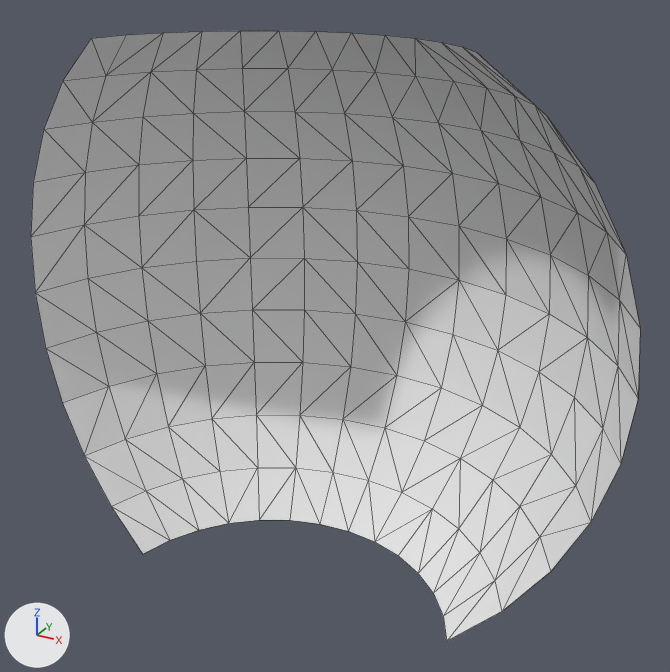
Renders of the OBJ model data/graphic/models/curvedplane.obj from each side of a commit.
Camera for both pictures: a camera (50 mm lens) standing at (1.26, -1.84, 1.1) and looking at (-0.03, 0.51, -0.08). Arrows for +X, +Y and +Z are at lower left; the lights stay in place. Mesh edges are drawn as thin lines. Where no turn or scale is listed for an object, it has been applied to the vertices.

Objects in the first picture: 'internal_curvedplane'.
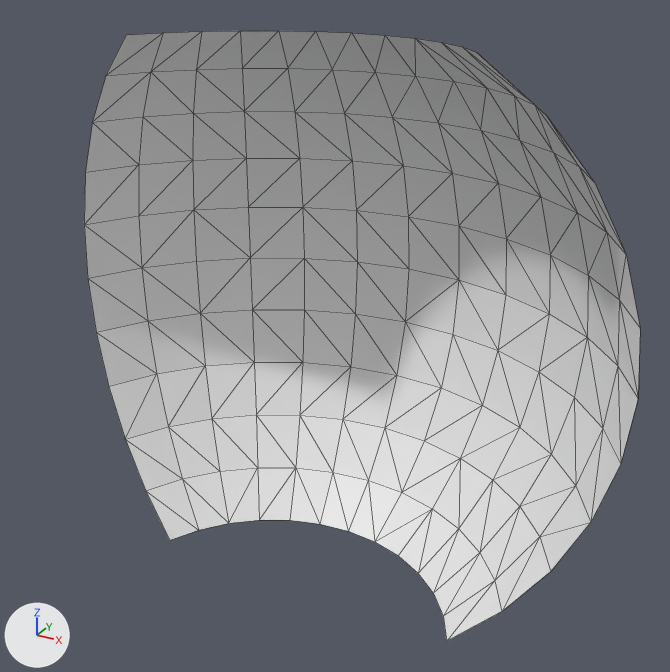
Commit message: Fixed curved plane

Diff of the bpy script that builds the scene:
```diff
--- a/data/graphic/models/curvedplane.obj.py
+++ b/data/graphic/models/curvedplane.obj.py
@@ me_internal_curvedplane @@
 # used by ob_internal_curvedplane; location = (0.0, 0.0, 0.0)
-me_internal_curvedplane.from_pydata(...)  # 154 vertices, 260 faces; spans x -0.98..0.92, y 0.11..1.0, z -0.83..0.83
-me_internal_curvedplane.materials.append(mat_colorgrid)  # white #e7e7e7
+me_internal_curvedplane.from_pydata(...)  # 143 vertices, 240 faces; spans x -0.92..0.92, y 0.21..1.0, z -0.83..0.83
+# me_internal_curvedplane part 1
+# 11 vertices are removed from x -0.98..-0.54, y 0.11..0.2, z -0.83..0.83
+# 20 faces are deleted
```

Pixel boxes (x1, y1, x2, y2) of what changed, in the pictures (670 x 672 px):
'internal_curvedplane', reshaped (9% narrower)
    before: (31, 31, 640, 641)
    after: (84, 31, 640, 641)
part 1 of me_internal_curvedplane, deleted
    before: (31, 35, 169, 554)
